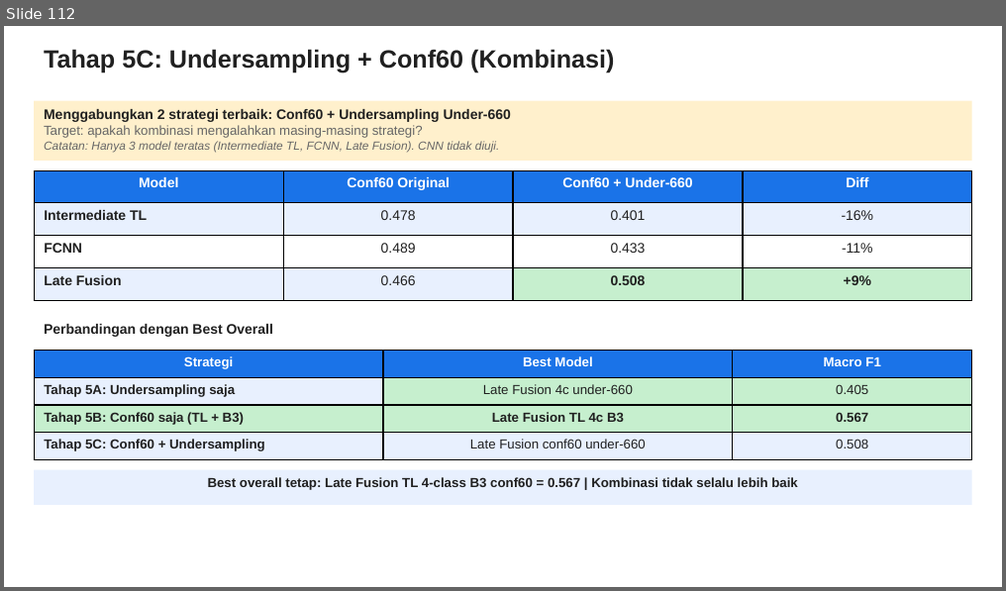
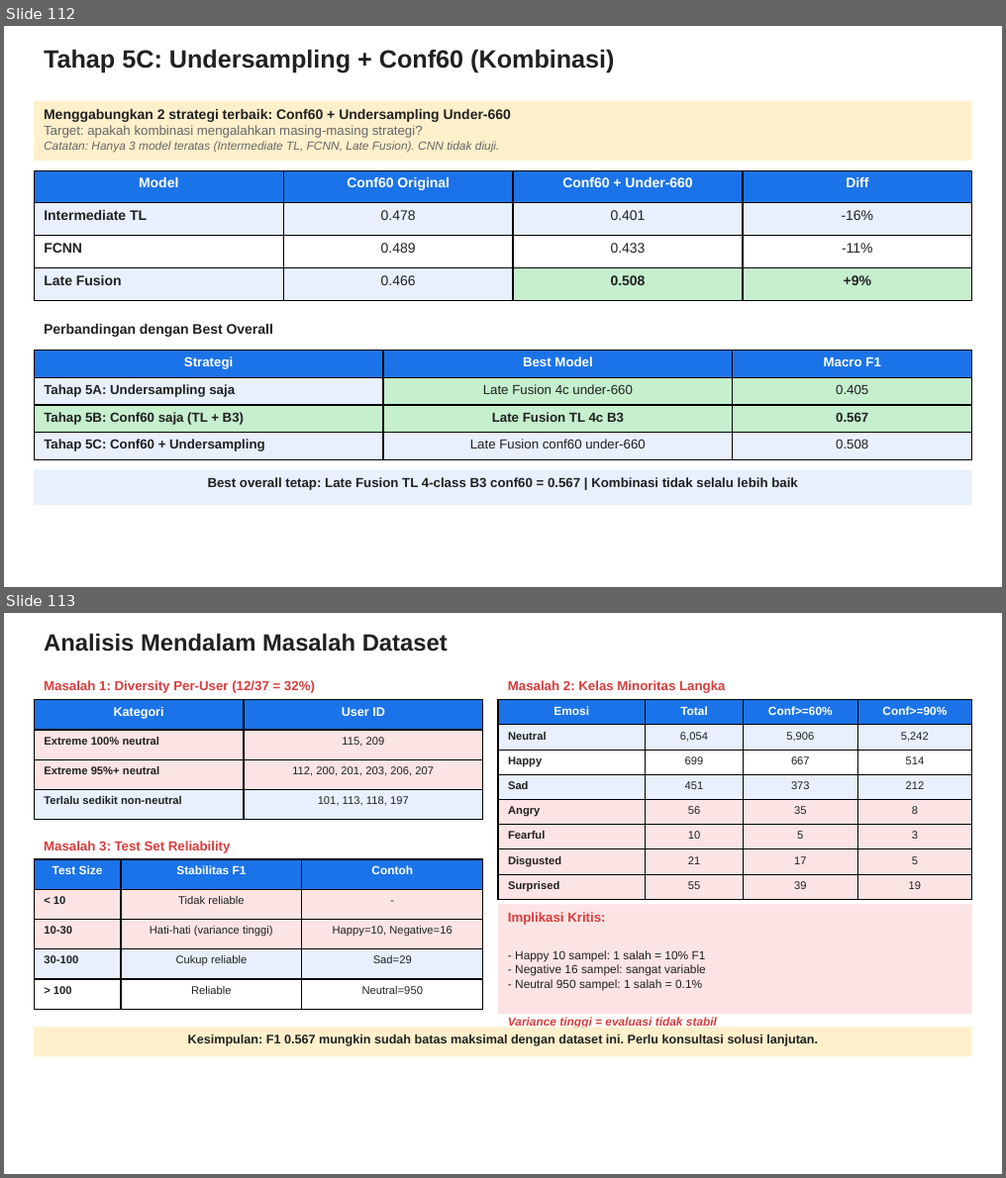
Before and after one commit to taufikhdyt01/MultimodalEmoLearn, a slide deck: docs/PPT Bimbingan.pptx. Shown one above the other, each under a label of ours: slide 112 before the commit, slides 112 and 113 after it. The pictures are 1006x591 and 1006x1178 pixels, drawn with LibreOffice and Linux fonts; fonts in the diff are those of the drawing. Boxes give left, top, right and bottom in pixels: in the first picture for what was removed or moved away, otherwise in the second. Text is boxed around its words. In the diff, an @@ line names an element or a change of style, - is before the commit and + after.

```diff
--- a/docs/PPT Bimbingan.pptx
+++ b/docs/PPT Bimbingan.pptx
@@ slide 113 added at <box>4,613,1002,1174</box>, background #FFFFFF @@
@@ text added at <box>44,633,448,652</box>, 17 pt, text #202020, bold @@
+Analisis Mendalam Masalah Dataset
@@ table added at <box>34,700,483,820</box>, 4 rows, 2 columns @@
+Kategori | User ID
+Extreme 100% neutral | 115, 209
+Extreme 95%+ neutral | 112, 200, 201, 203, 206, 207
+Terlalu sedikit non-neutral | 101, 113, 118, 197
@@ text added at <box>44,680,315,693</box>, 9.5 pt, text #D93C3C, bold @@
+Masalah 1: Diversity Per-User (12/37 = 32%)
@@ table added at <box>498,700,972,899</box>, 8 rows, 4 columns @@
+Emosi | Total | Conf>=60% | Conf>=90%
+Neutral | 6,054 | 5,906 | 5,242
+Happy | 699 | 667 | 514
+Sad | 451 | 373 | 212
+Angry | 56 | 35 | 8
+Fearful | 10 | 5 | 3
+Disgusted | 21 | 17 | 5
+Surprised | 55 | 39 | 19
@@ text added at <box>508,680,725,693</box>, 9.5 pt, text #D93C3C, bold @@
+Masalah 2: Kelas Minoritas Langka
@@ text added at <box>44,841,231,854</box>, 9.5 pt, text #D93C3C, bold @@
+Masalah 3: Test Set Reliability
@@ table added at <box>34,860,482,1009</box>, 5 rows, 3 columns @@
+Test Size | Stabilitas F1 | Contoh
+< 10 | Tidak reliable | -
+10-30 | Hati-hati (variance tinggi) | Happy=10, Negative=16
+30-100 | Cukup reliable | Sad=29
+> 100 | Reliable | Neutral=950
@@ rectangle added at <box>498,904,972,1014</box>, fill #FCE4E4, 8.5 pt, text #202020 @@
+Implikasi Kritis:
+- Happy 10 sampel: 1 salah = 10% F1
+- Negative 16 sampel: sangat variable
+- Neutral 950 sampel: 1 salah = 0.1%
+Variance tinggi = evaluasi tidak stabil
@@ rectangle added at <box>34,1027,972,1058</box>, fill #FFF0CC, 9 pt, text #202020, bold @@
+Kesimpulan: F1 0.567 mungkin sudah batas maksimal dengan dataset ini. Perlu konsultasi solusi lanjutan.
```
Also in this commit, not shown: 1 other slide added, 12 other files.
